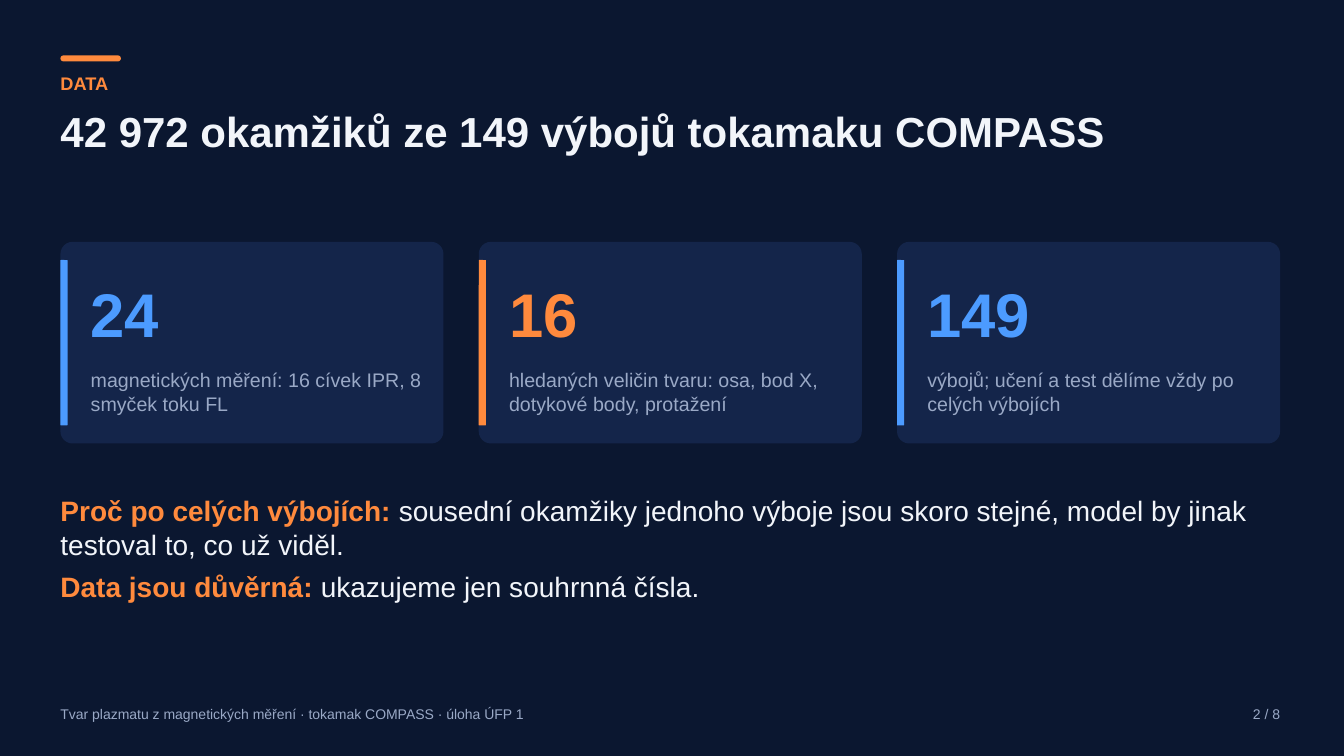
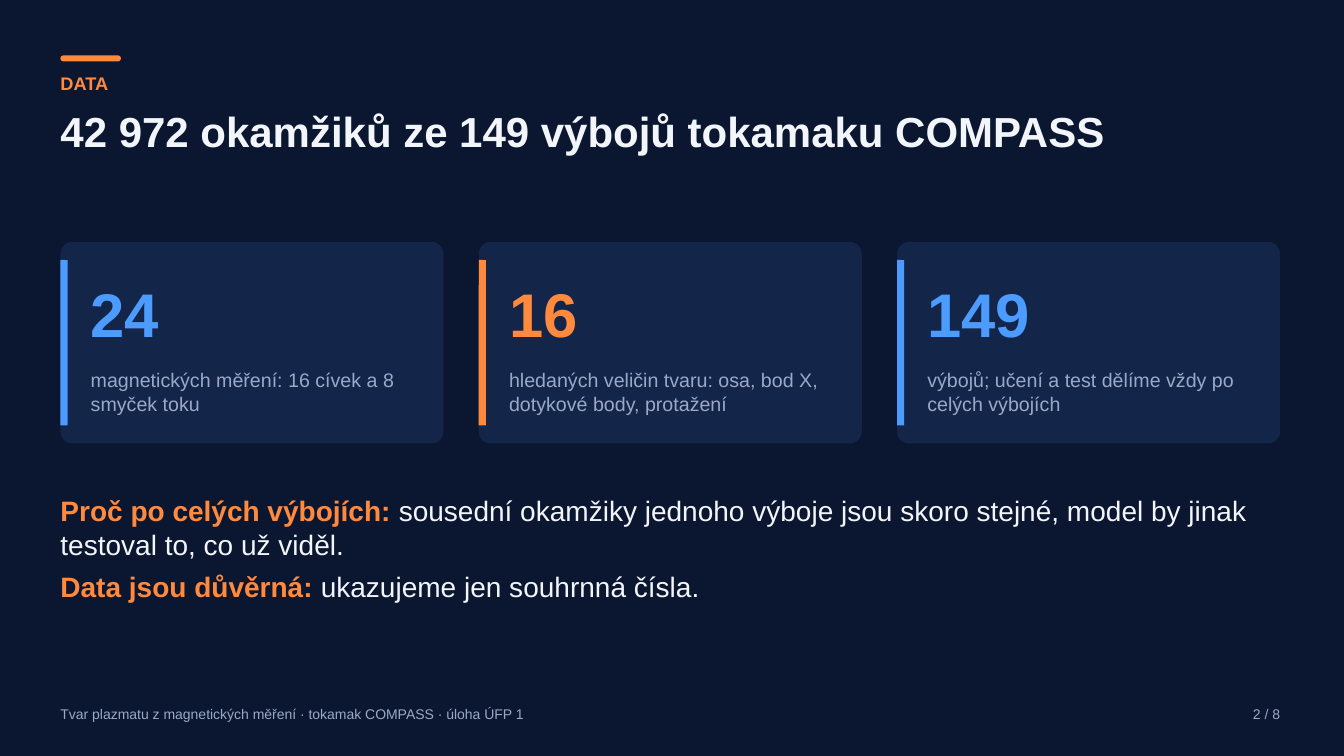
Before and after one commit to mschiller890/hackathon, a slide deck: slide 2 of presentation/deck/slides.pptx. Drawn at 1344x756 pixels with LibreOffice and Linux fonts; fonts in the diff are those of the drawing. Boxes give left, top, right and bottom in pixels: in the first picture for what was removed or moved away, otherwise in the second. Text is boxed around its words. In the diff, an @@ line names an element or a change of style, - is before the commit and + after.

```diff
--- a/presentation/deck/slides.pptx
+++ b/presentation/deck/slides.pptx
@@ text at [91,372,394,415]: text changed @@
-magnetických měření: 16 cívek IPR, 8 smyček toku FL
+magnetických měření: 16 cívek a 8 smyček toku
```
Also in this commit, not shown: 1 other file.
